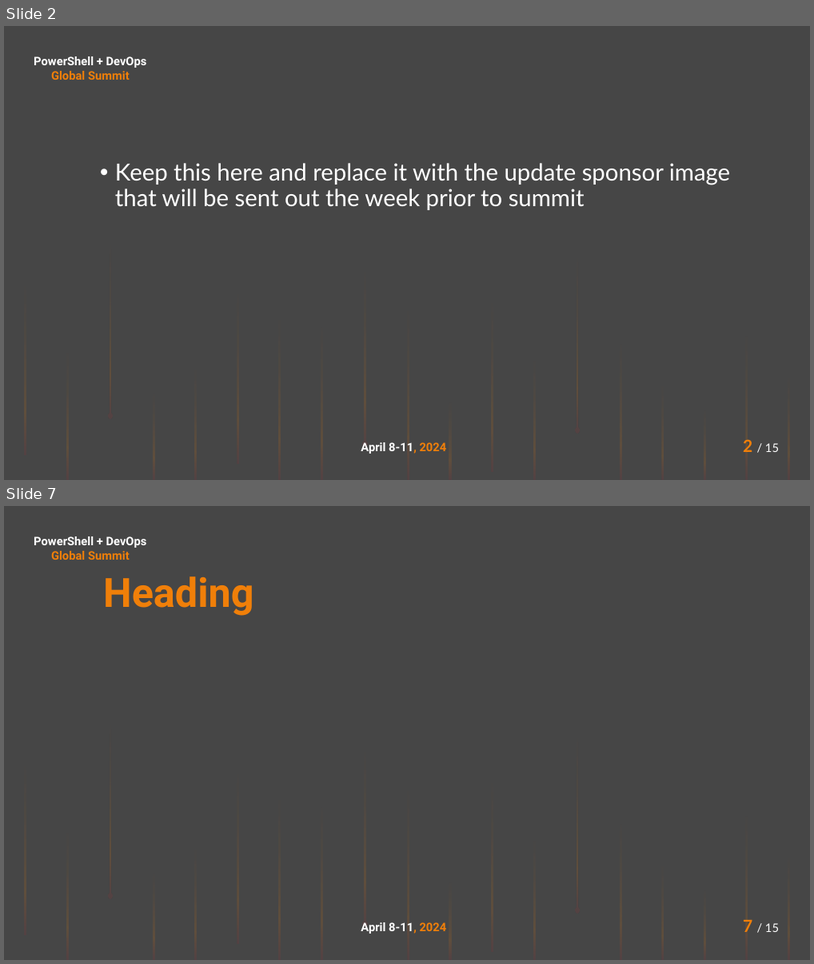
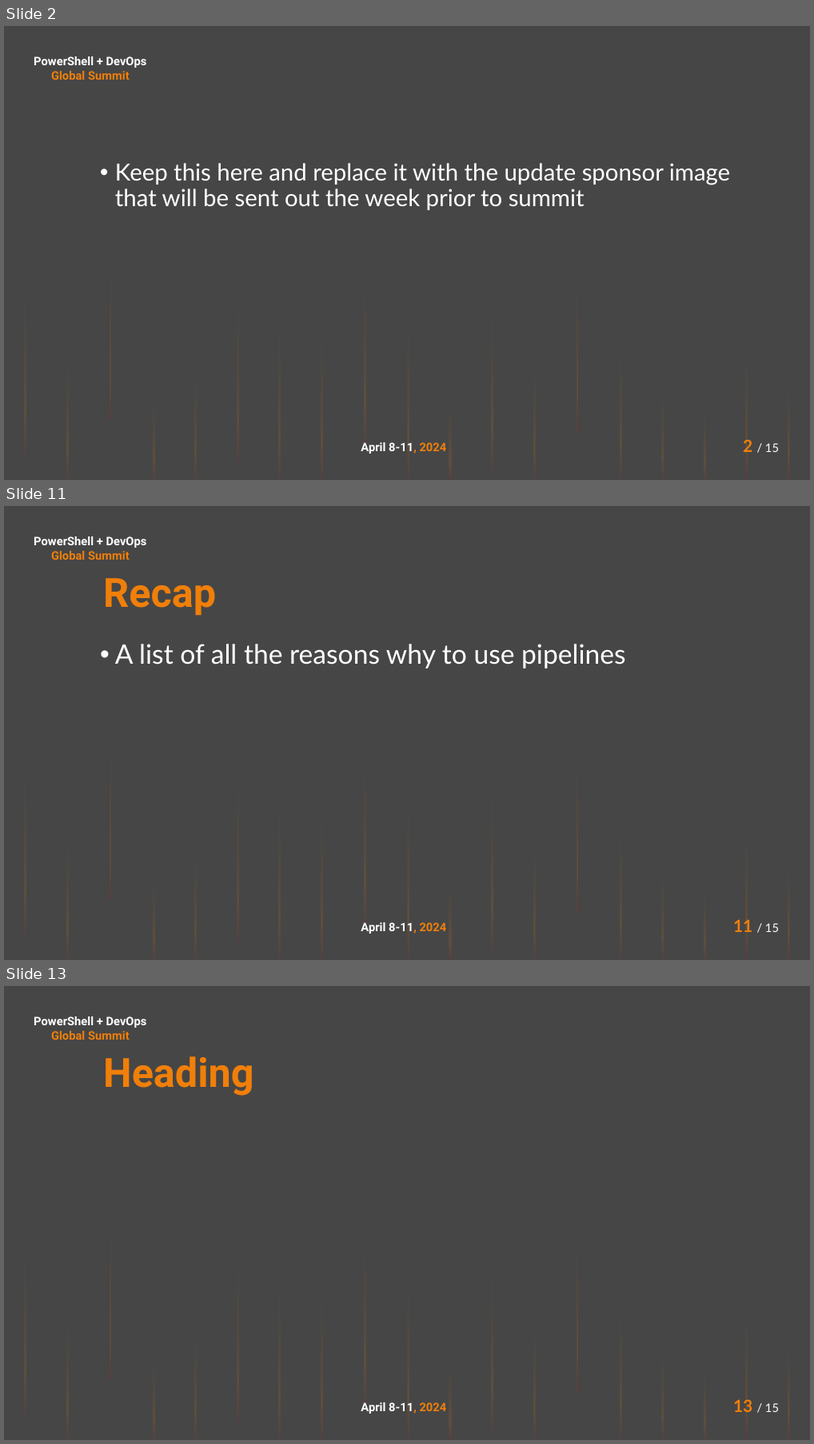
Before and after one commit to deadlydog/Presentation.StopManuallyPublishingYourPowerShellModules, a slide deck: src/Stop manually publishing your PowerShell modules.pptx. Shown one above the other, each under a label of ours: slides 2 and 7 before the commit, slides 2, 11 and 13 after it; the slides between them are not shown. The pictures are 814x964 and 814x1444 pixels, drawn with LibreOffice and Linux fonts; fonts in the diff are those of the drawing; background and template pictures are left out. Boxes give left, top, right and bottom in pixels: in the first picture for what was removed or moved away, otherwise in the second. Text is boxed around its words. In the diff, an @@ line names an element or a change of style, - is before the commit and + after.

```diff
--- a/src/Stop manually publishing your PowerShell modules.pptx
+++ b/src/Stop manually publishing your PowerShell modules.pptx
@@ slide 11 added at <box>4,506,810,960</box>, background #464646; not listed: 22 template elements that a slide beside it also shows @@
@@ text added at <box>103,578,216,615</box>, 48 pt, text gradient #F07F09 to #9F2936, bold @@
+Recap
@@ text added at <box>115,644,626,668</box>, 32 pt, text #FFFFFF @@
+• A list of all the reasons why to use pipelines
@@ what was slide 7 is now slide 13 @@
@@ page number at <box>734,1399,779,1412</box>: text changed @@
-7 / 15
+13 / 15
```
Also in this commit, not shown: 2 slides changed, 7 other slides added, 2 slides removed.
